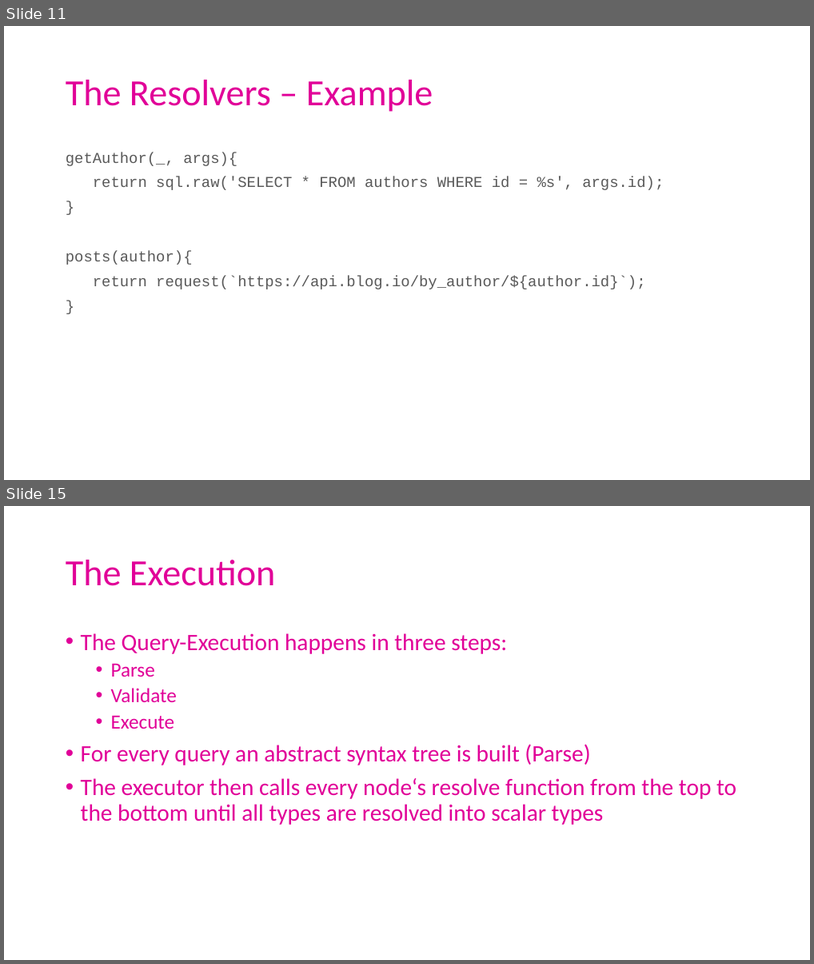
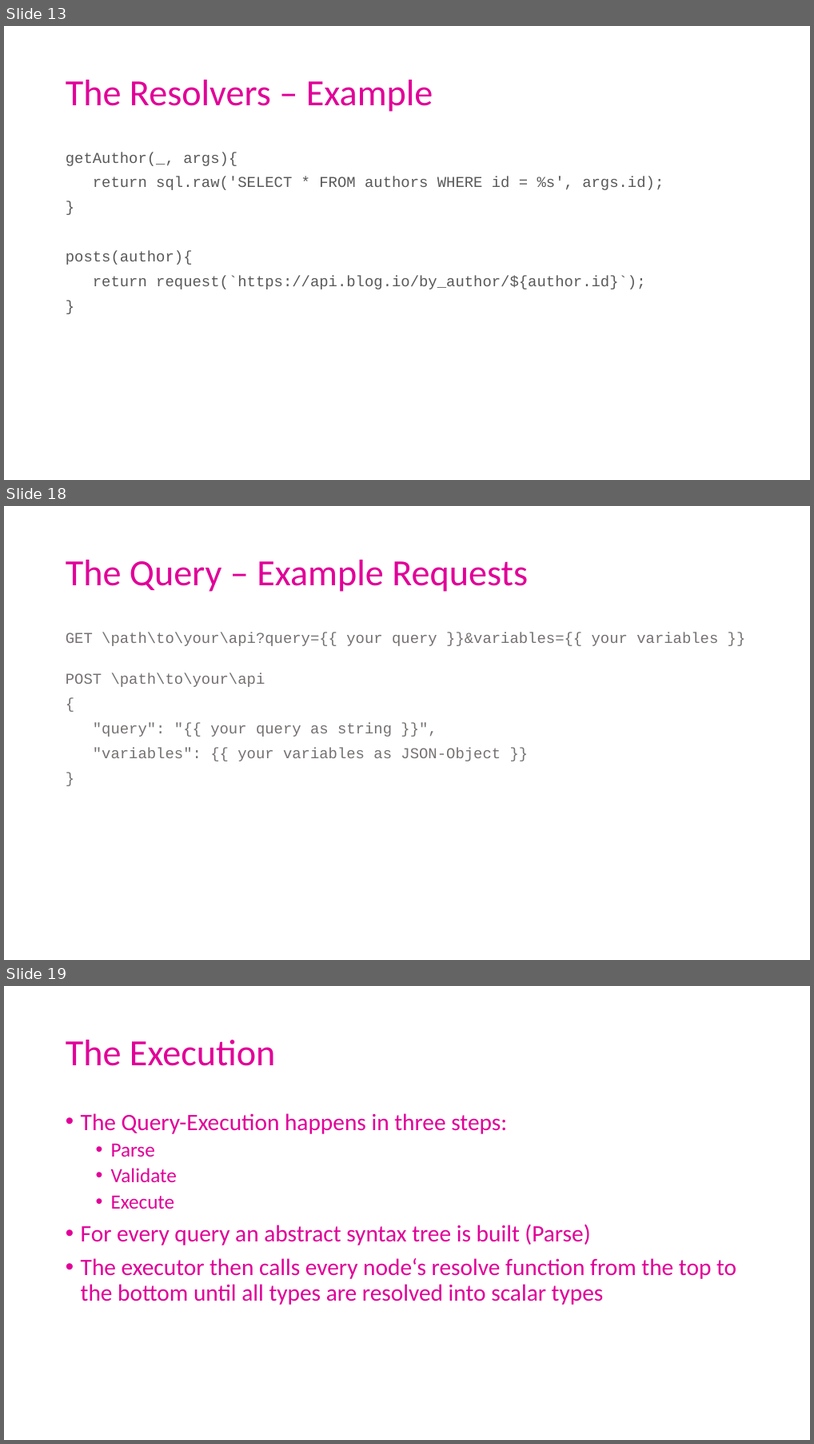
Before and after one commit to ArneSchulze/GraphQL, a slide deck: slides.pptx. Shown one above the other, each under a label of ours: slides 11 and 15 before the commit, slides 13, 18 and 19 after it; the slides between them are not shown. The pictures are 814x964 and 814x1444 pixels, drawn with LibreOffice and Linux fonts; fonts in the diff are those of the drawing. Boxes give left, top, right and bottom in pixels: in the first picture for what was removed or moved away, otherwise in the second. Text is boxed around its words. In the diff, an @@ line names an element or a change of style, - is before the commit and + after.

```diff
--- a/slides.pptx
+++ b/slides.pptx
@@ slide 18 added at <box>4,506,810,960</box>, background #FFFFFF @@
@@ title added at <box>66,560,528,592</box>, 44 pt, text #E10098 @@
+The Query – Example Requests
@@ text added at <box>66,632,718,761</box>, 18 pt, text #767171 @@
+GET \path\to\your\api?query={{ your query }}&variables={{ your variables }}
+POST \path\to\your\api
+{
+"query": "{{ your query as string }}",
+"variables": {{ your variables as JSON-Object }}
+}
@@ what was slide 11 is now slide 13 @@
@@ what was slide 15 is now slide 19 @@
```
Also in this commit, not shown: 10 slides changed, 3 other slides added, 1 other file.
